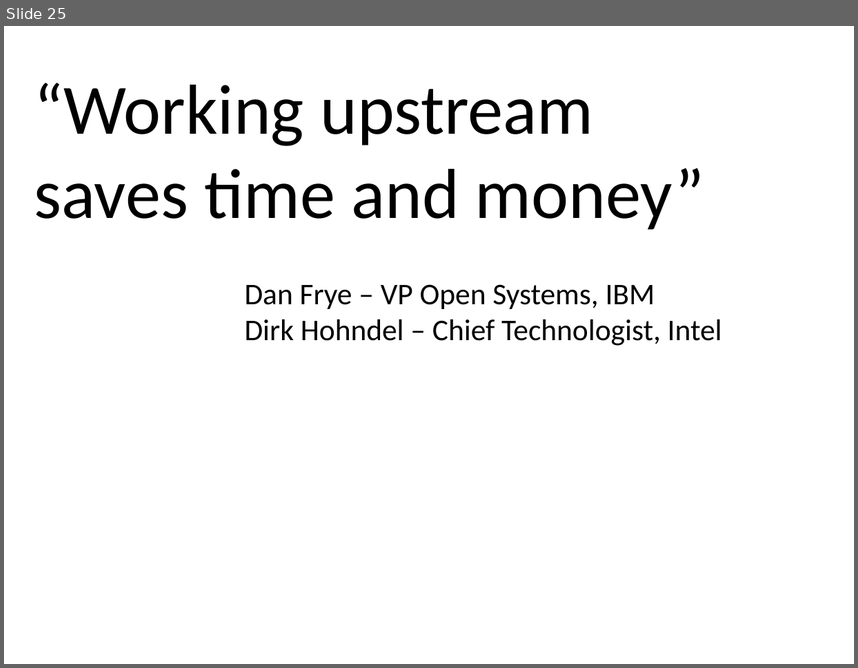
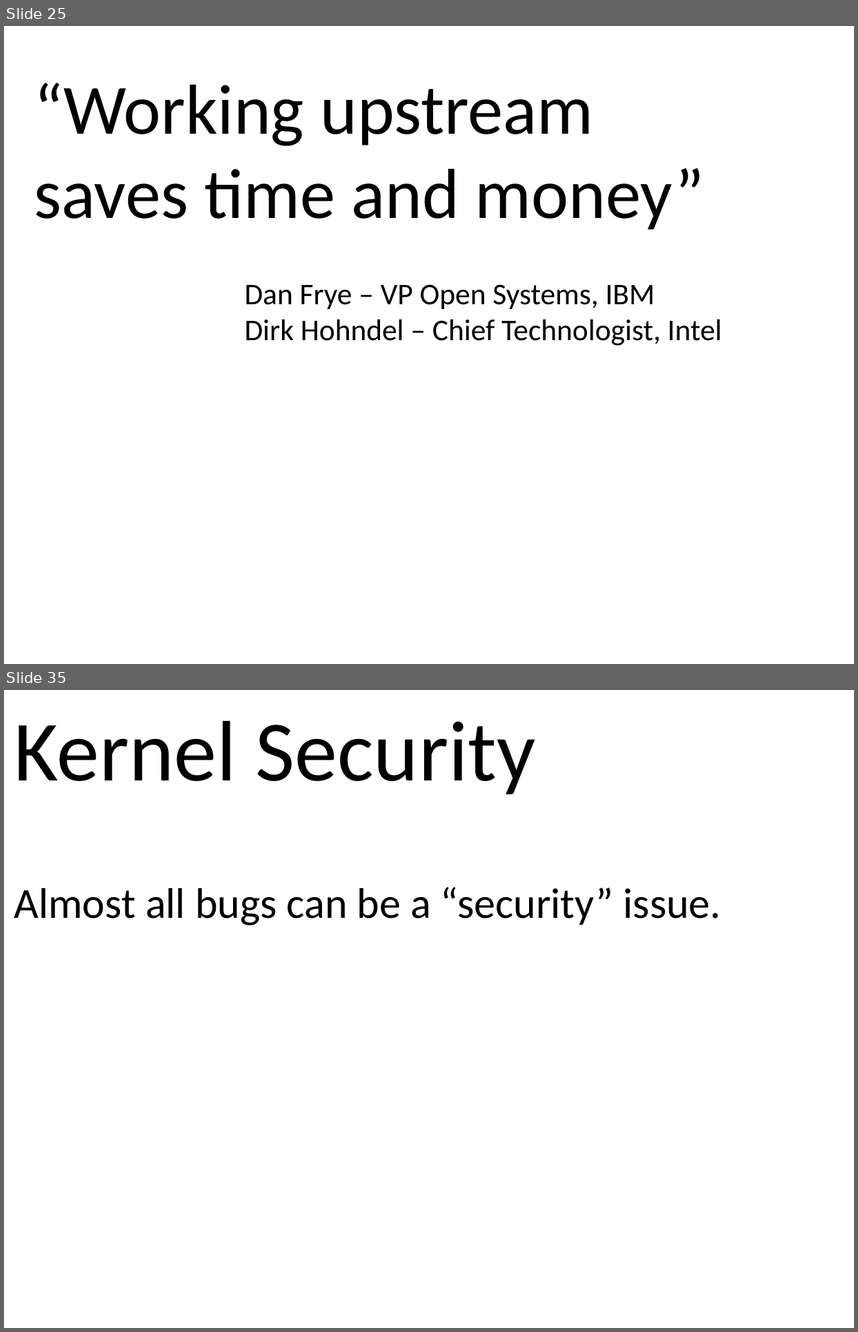
Before and after one commit to gregkh/kernel-development, a slide deck: kernel-development.odp. Shown one above the other, each under a label of ours: slide 25 before the commit, slides 25 and 35 after it; the slides between them are not shown. The pictures are 858x668 and 858x1332 pixels, drawn with LibreOffice and Linux fonts; fonts in the diff are those of the drawing. Boxes give left, top, right and bottom in pixels: in the first picture for what was removed or moved away, otherwise in the second. Text is boxed around its words. In the diff, an @@ line names an element or a change of style, - is before the commit and + after.

Commit message:
stable and security stuff added

```diff
--- a/kernel-development.odp
+++ b/kernel-development.odp
@@ slide 35 added at box(4, 690, 854, 1328), background #FFFFFF @@
@@ text added at box(14, 720, 722, 925), 40 pt, text #000000 @@
+Kernel Security
+Almost all bugs can be a “security” issue.
```
Also in this commit, not shown: 16 slides changed, 8 other slides added, 1 other file.
